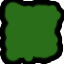
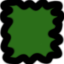
Two versions of the same layered image (64×64). Layer-by-layer changes:
showed "Layer 0" over [0, 0, 64, 64]
